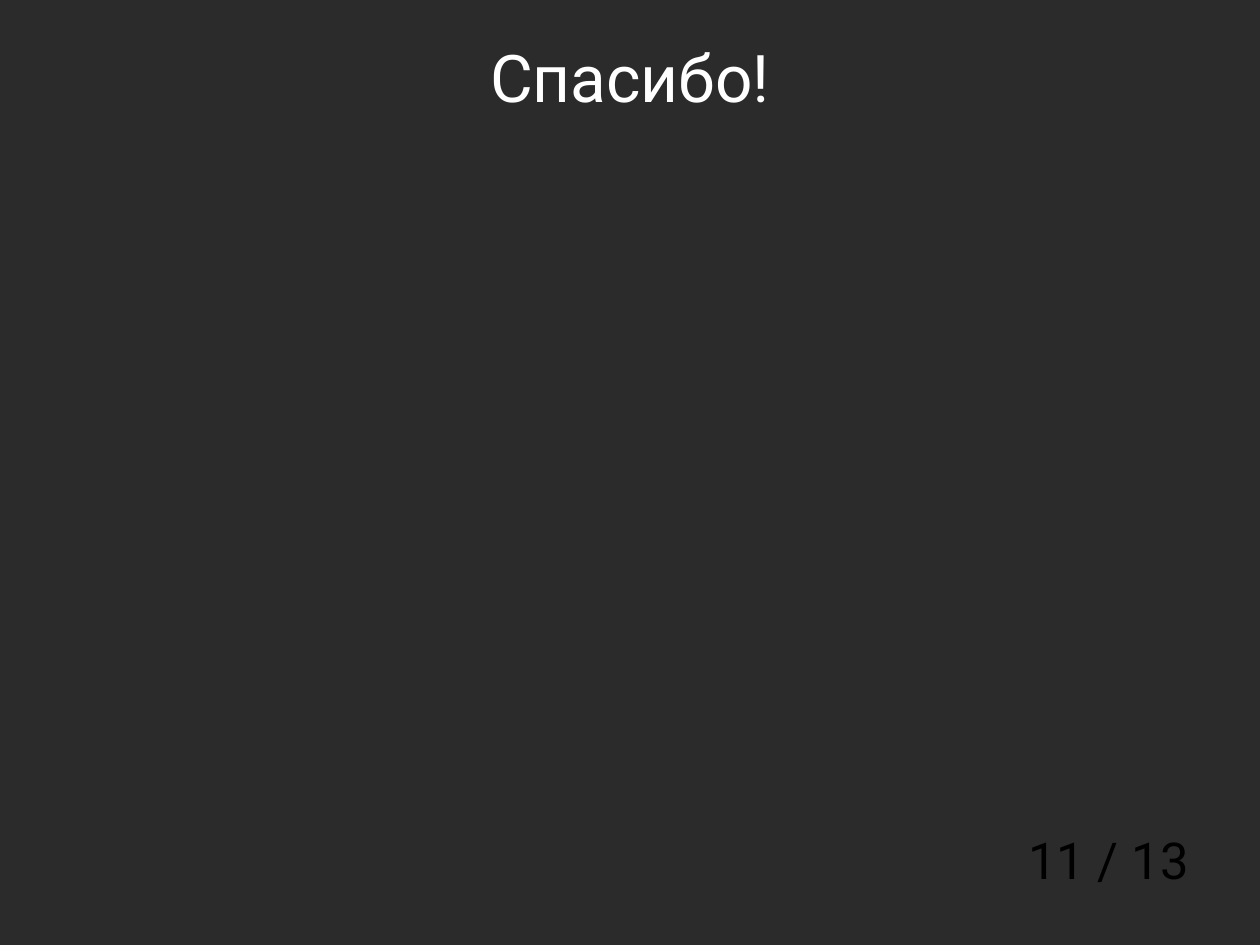
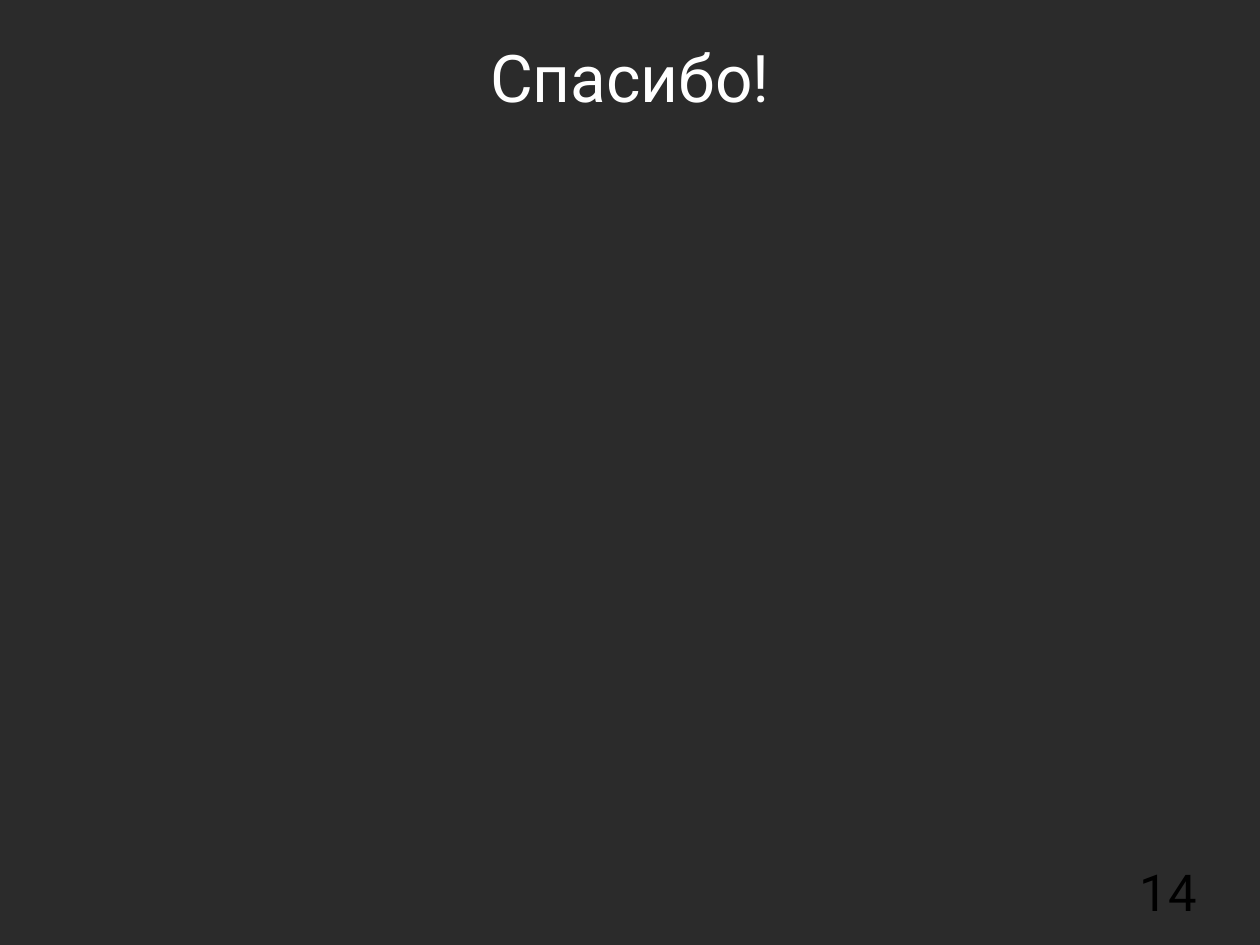
Before and after one commit to mkpankov/adaptor, a slide deck: slide 14 of diploma/defense/keynote.odp (slide 11 before the commit). Drawn at 1260x945 pixels with LibreOffice and Linux fonts; fonts in the diff are those of the drawing; background and template pictures are left out; a plain dark background stands for a picture behind light text. Boxes give left, top, right and bottom in pixels: in the first picture for what was removed or moved away, otherwise in the second. Text is boxed around its words. In the diff, an @@ line names an element or a change of style, - is before the commit and + after.

```diff
--- a/diploma/defense/keynote.odp
+++ b/diploma/defense/keynote.odp
@@ page number removed at box(1028, 843, 1189, 879) @@
-11 / 13
@@ page number added at box(1140, 875, 1197, 911), 32 pt, text #000000 @@
+14
```
Also in this commit, not shown: 8 other slides changed, 4 slides added, 1 slide removed, 2 other files.
